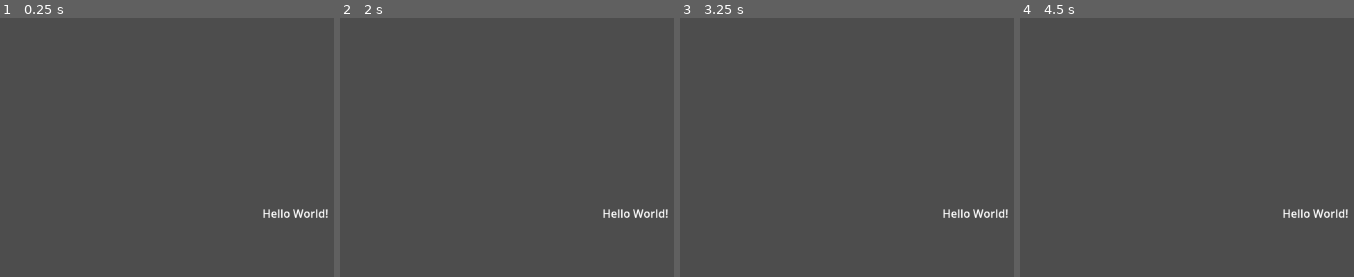
Above: before the commit, frames 1-4 (left to right).
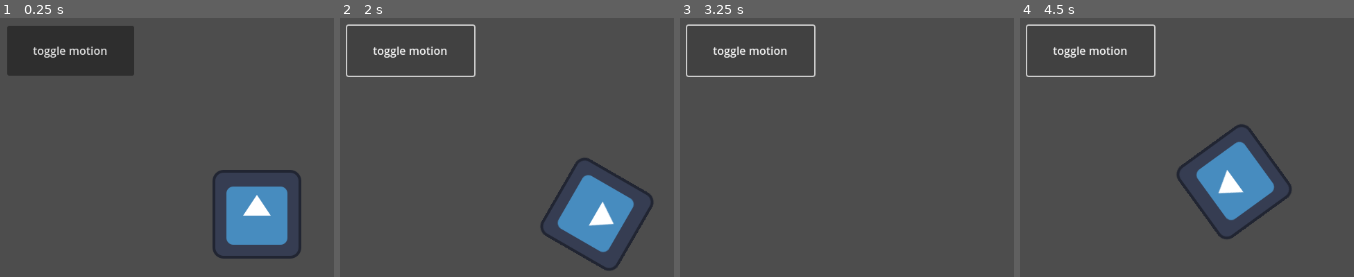
Above: after the commit, the same moments.

Repository: marty-shields/learn-godot
Game: Godot game, scene res://node_2d.tscn
Same seed, same stepped clock (60 frames per second), same inputs: the game is played once before the commit and once after it. Before the commit the project starts from res://label.tscn. The engine's default icon, where the game draws it, is replaced by a stand-in: a white triangle on a blue panel in a dark square.
Inputs (mouse positions are in pixels of both pictures, inside the frame that each line leads up to):
- Up to frame 1 (0.25 s): no input
- Up to frame 2 (2 s): click (410, 51) at 0.5 s, where only the run after the commit has a clickable "toggle motion"; tap Enter at 1.25 s; hold Right (ui_right) from 1.28 s (still down)
- Up to frame 3 (3.25 s): release Right (ui_right) at 2.03 s; hold Down (ui_down) 2.03-2.78 s; hold Right (ui_right) from 2.78 s (still down)
- Up to frame 4 (4.5 s): tap Space at 3.5 s; release Right (ui_right) at 3.53 s; hold Up (ui_up) 3.53-4.28 s; tap Enter at 4.25 s; hold Left (ui_left) from 4.28 s (still down)

The runs differ from the first frame. In frame 1, 13% of the frame differs, in the area x 2-99%, y 3-94%; in frame 2, 6.6%; in frame 3, 1.4%; in frame 4, 6.8%.

Commit message:
set main scene correctly

Diff:
--- a/src/project.godot
+++ b/src/project.godot
@@ -11,6 +11,6 @@
 [application]
 
 config/name="Learn Godot"
-run/main_scene="res://label.tscn"
+run/main_scene="res://node_2d.tscn"
 config/features=PackedStringArray("4.3", "Forward Plus")
 config/icon="res://icon.svg"
